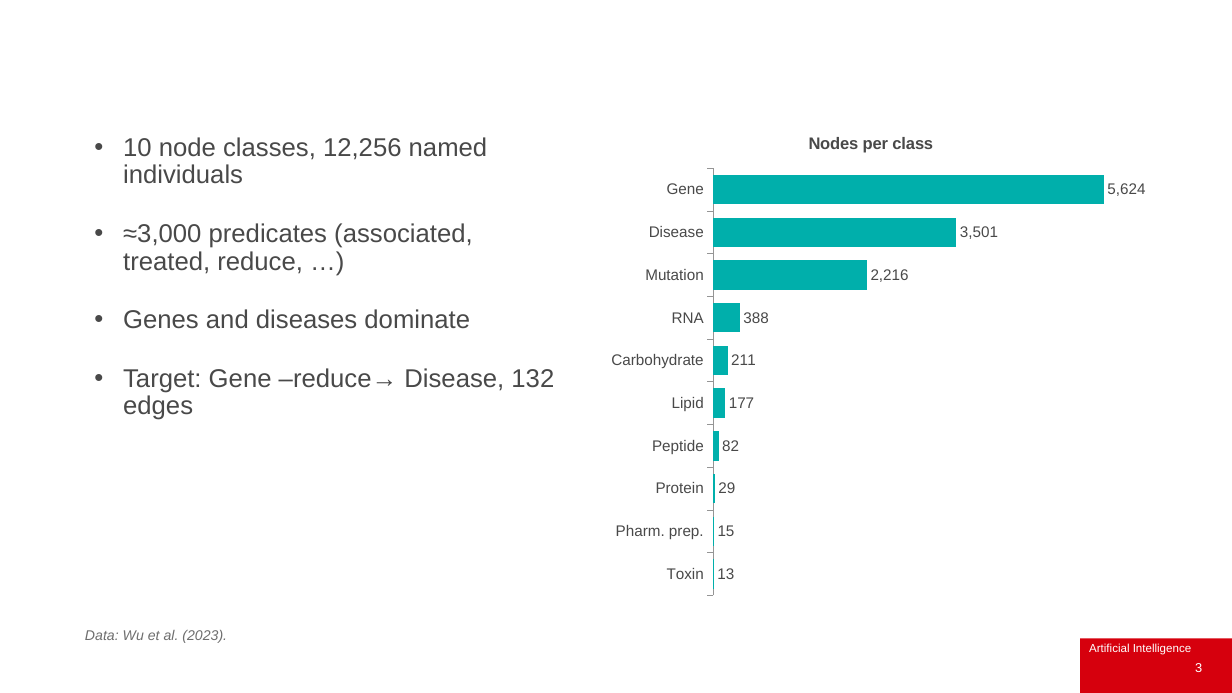
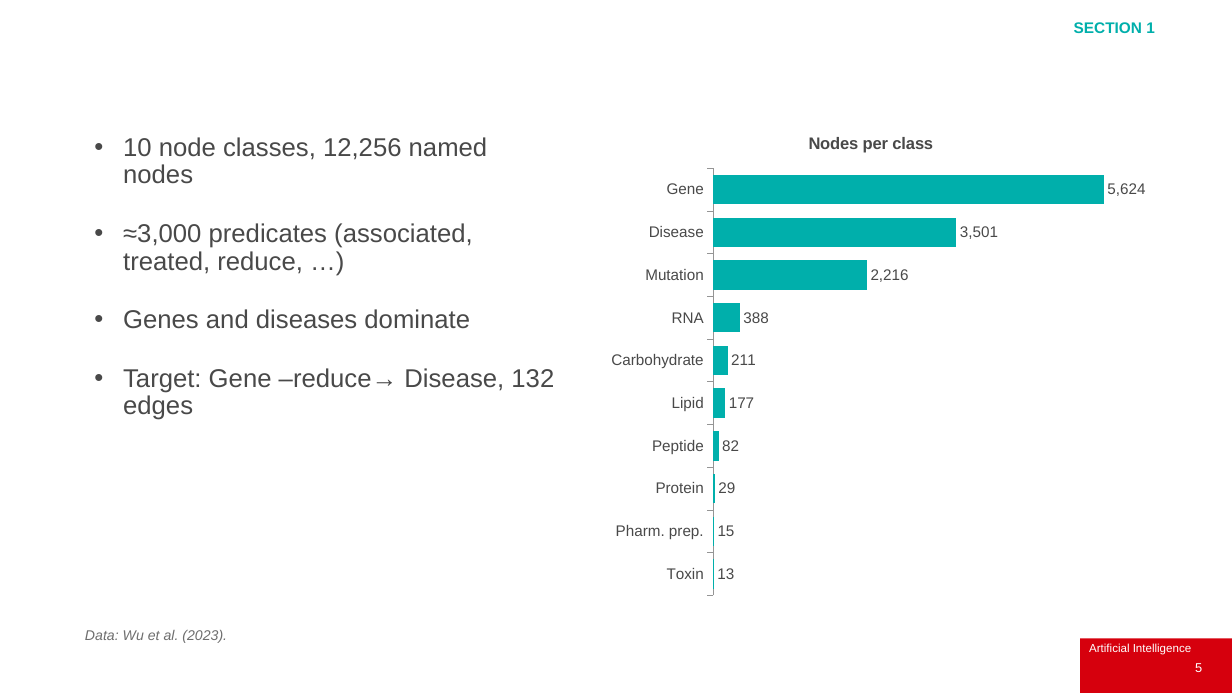
Before and after one commit to IainStyles/Knowledge-Engineering-2026, a slide deck: slide 5 of Slides/ECS8052 Week 8 2026-11-16 Part 1.pptx (slide 3 before the commit). Drawn at 1232x693 pixels with LibreOffice and Linux fonts; fonts in the diff are those of the drawing; background and template pictures are left out. Boxes give left, top, right and bottom in pixels: in the first picture for what was removed or moved away, otherwise in the second. Text is boxed around its words. In the diff, an @@ line names an element or a change of style, - is before the commit and + after.

```diff
--- a/Slides/ECS8052 Week 8 2026-11-16 Part 1.pptx
+++ b/Slides/ECS8052 Week 8 2026-11-16 Part 1.pptx
@@ text added at (x1=1074, y1=22, x2=1155, y2=33), 12 pt, text #00AFAB, bold @@
+SECTION 1
@@ text at (x1=123, y1=137, x2=488, y2=184): text changed @@
-• 10 node classes, 12,256 named individuals
+• 10 node classes, 12,256 named nodes
@@ page number at (x1=1195, y1=663, x2=1202, y2=672): text changed @@
-3
+5
```
Also in this commit, not shown: 20 other slides changed, 14 slides added, 6 slides removed, 17 other files.
